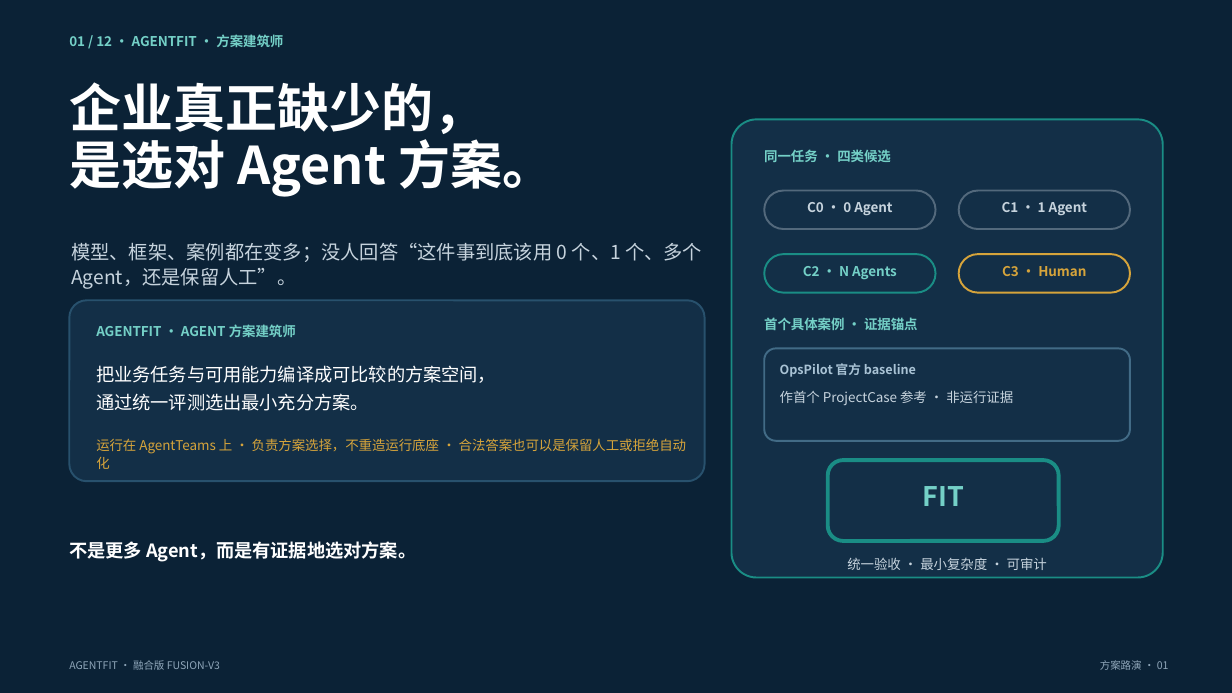
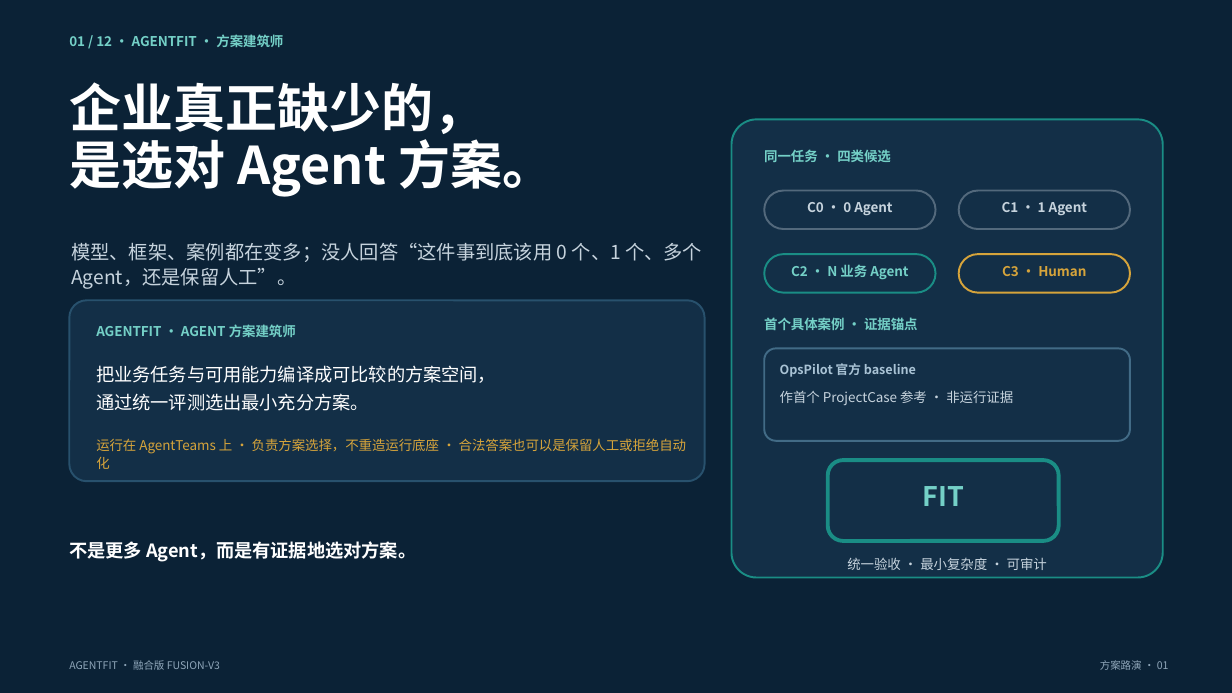
Before and after one commit to kailiangshang/agentfit, a slide deck: slide 1 of competition/2026-08-15/alternatives/fusion-v3/agentfit-fusion-v3.pptx. Drawn at 1232x693 pixels with LibreOffice and Linux fonts; fonts in the diff are those of the drawing. Boxes give left, top, right and bottom in pixels: in the first picture for what was removed or moved away, otherwise in the second. Text is boxed around its words. In the diff, an @@ line names an element or a change of style, - is before the commit and + after.

```diff
--- a/competition/2026-08-15/alternatives/fusion-v3/agentfit-fusion-v3.pptx
+++ b/competition/2026-08-15/alternatives/fusion-v3/agentfit-fusion-v3.pptx
@@ text at [791, 265, 908, 279]: text changed @@
-C2 · N Agents
+C2 · N 业务 Agent
```
Also in this commit, not shown: 3 other slides changed, 11 other files.
